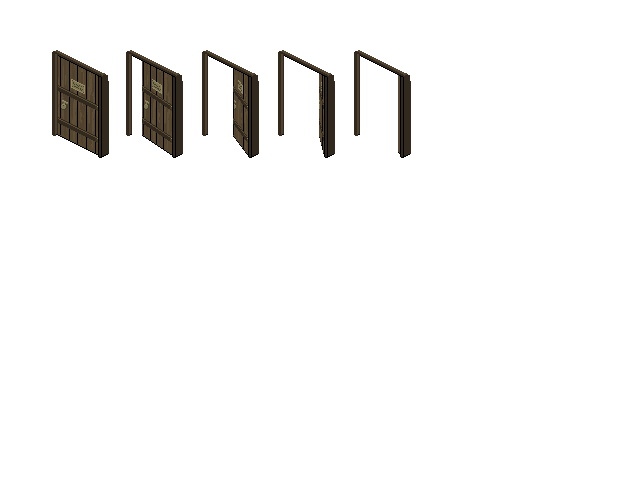
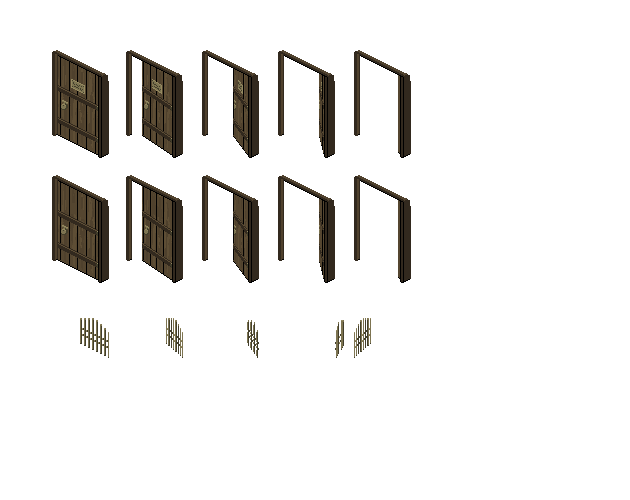
Two versions of the same layered image (630px x 500px). Layer-by-layer changes:
added group "gate" with 5 layers above "door" over (x1=80, y1=318, x2=371, y2=358)
added layer "1" (1st of 3, in "gate") in group "gate" over (x1=80, y1=318, x2=109, y2=358)
added layer "2" (1st of 3, in "gate") in group "gate" over (x1=166, y1=318, x2=257, y2=358)
added layer "3" (1st of 3, in "gate") in group "gate" over (x1=248, y1=320, x2=259, y2=358)
added layer "5" in group "gate" over (x1=354, y1=318, x2=371, y2=358)
added group "door 2" (2nd of 3) with 13 layers above "Layer 1" over (x1=52, y1=175, x2=411, y2=283)
added layer "frame 5" (2nd of 2, in "door 2") in group "door 2" over (x1=354, y1=175, x2=411, y2=283)
added group "4" (3rd of 3, in "door 2") with 2 layers in group "door 2" over (x1=278, y1=175, x2=335, y2=283)
added layer "frame 4" (2nd of 2, in "door 2" › "4") in group "4" over (x1=278, y1=175, x2=335, y2=283)
added layer "door 4" (2nd of 2, in "door 2" › "4") in group "4" over (x1=319, y1=194, x2=324, y2=279)
added group "3" (3rd of 3, in "door 2") with 2 layers in group "door 2" over (x1=202, y1=175, x2=259, y2=283)
added layer "frame 3" (2nd of 2, in "door 2" › "3") in group "3" over (x1=202, y1=175, x2=259, y2=283)
added layer "door 3" (2nd of 2, in "door 2" › "3") in group "3" over (x1=233, y1=188, x2=248, y2=280)
added group "2" (3rd of 3, in "door 2") with 2 layers in group "door 2" over (x1=126, y1=175, x2=183, y2=283)
added layer "frame 2" (2nd of 2, in "door 2" › "2") in group "2" over (x1=126, y1=175, x2=183, y2=283)
added layer "door 2" (3rd of 3, in "door 2" › "2") in group "2" over (x1=142, y1=181, x2=172, y2=280)
added group "1" (3rd of 3, in "door 2") with 2 layers in group "door 2" over (x1=52, y1=175, x2=109, y2=283)
added layer "frame 1" (2nd of 2, in "door 2" › "1") in group "1" over (x1=52, y1=175, x2=109, y2=283)
added layer "door 1" (2nd of 2, in "door 2" › "1") in group "1" over (x1=58, y1=181, x2=98, y2=280)
…and 1 more changes (1 added)
